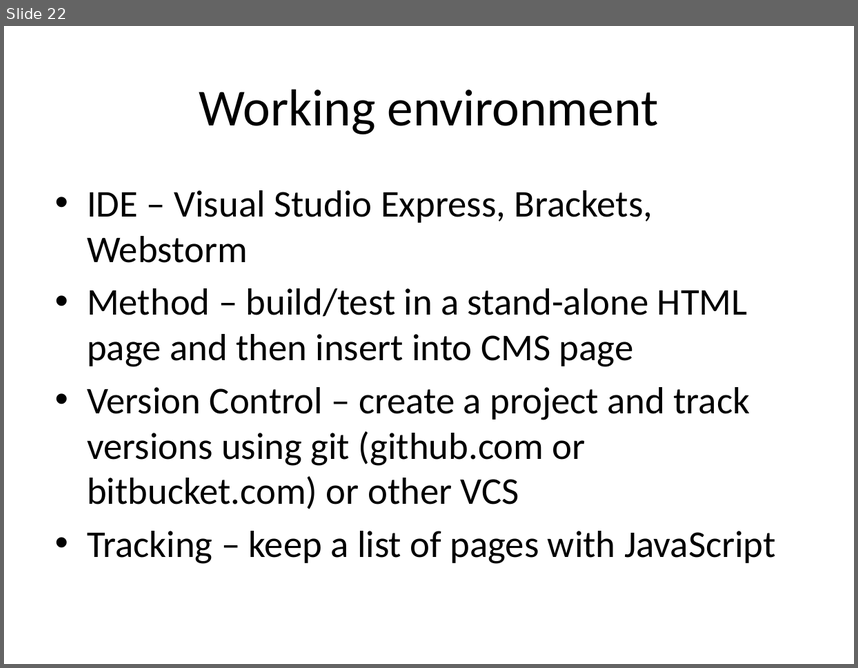
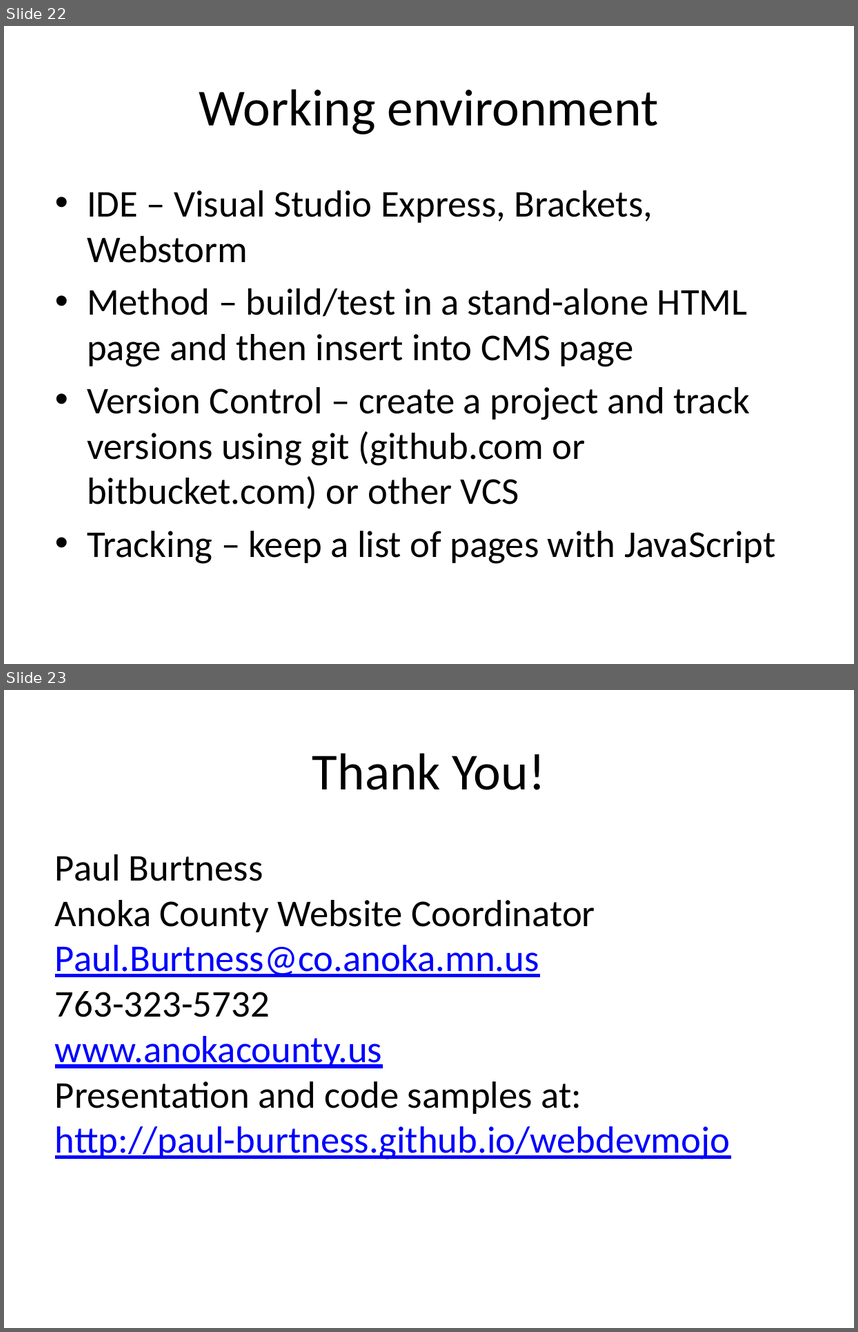
Before and after one commit to paul-burtness/webdevmojo, a slide deck: webdevmojo.pptx. Shown one above the other, each under a label of ours: slide 22 before the commit, slides 22 and 23 after it. The pictures are 858x668 and 858x1332 pixels, drawn with LibreOffice and Linux fonts; fonts in the diff are those of the drawing. Boxes give left, top, right and bottom in pixels: in the first picture for what was removed or moved away, otherwise in the second. Text is boxed around its words. In the diff, an @@ line names an element or a change of style, - is before the commit and + after.

Commit message:
added pdf version of presentation

```diff
--- a/webdevmojo.pptx
+++ b/webdevmojo.pptx
@@ slide 23 added at (x1=4, y1=690, x2=854, y2=1328), background #FFFFFF @@
@@ title added at (x1=312, y1=753, x2=546, y2=790), 44 pt, text #000000 @@
+Thank You!
@@ text added at (x1=55, y1=854, x2=731, y2=1159), 32 pt, text #0000FF, underline @@
+Paul Burtness
+Anoka County Website Coordinator
+Paul.Burtness@co.anoka.mn.us
+763-323-5732
+www.anokacounty.us
+Presentation and code samples at:
+http://paul-burtness.github.io/webdevmojo
```
Also in this commit, not shown: 1 other file.
